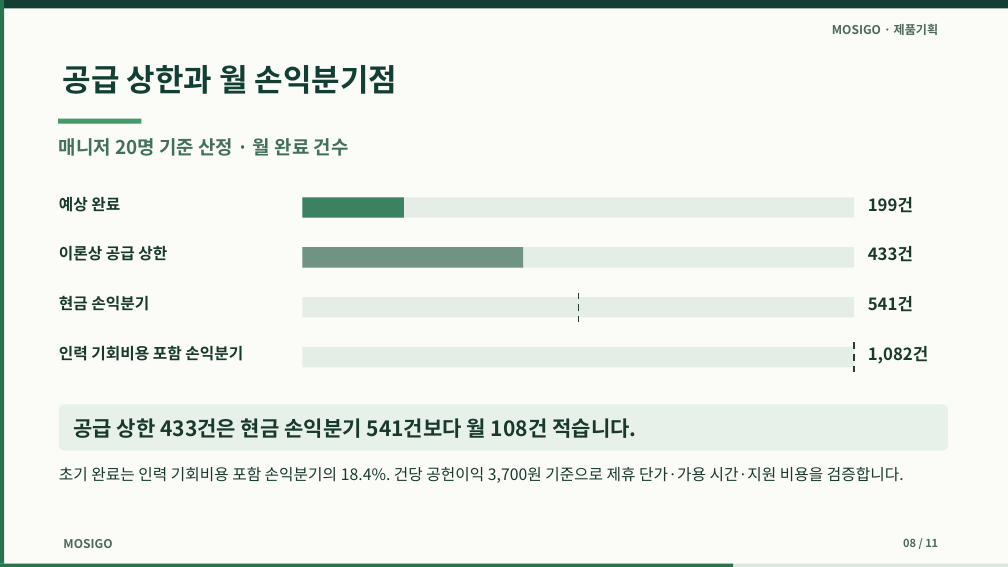
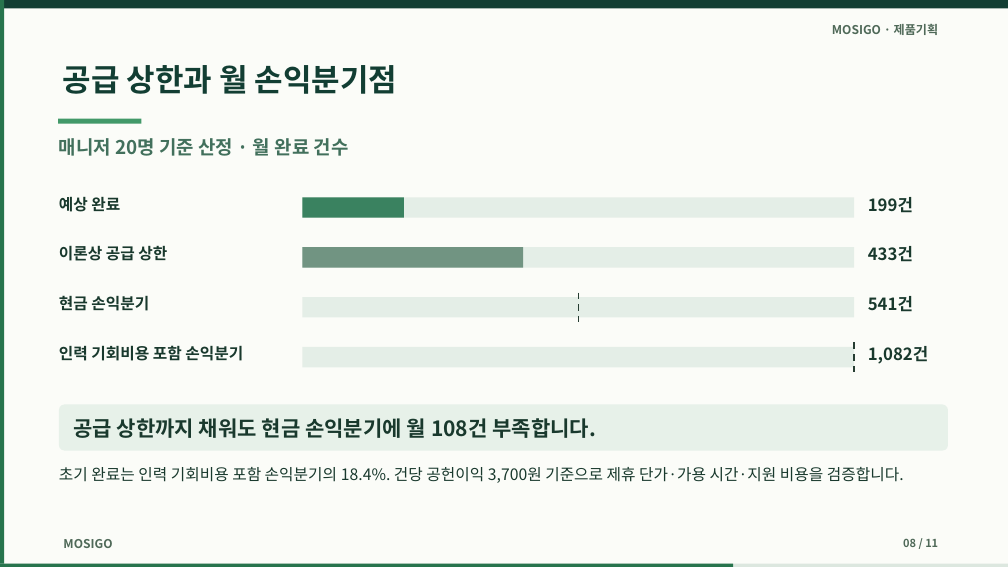
Before and after one commit to dohyunkimmm/mosigo-case-study, a slide deck: slide 8 of downloads/mosigo_report.pptx. Drawn at 1008x567 pixels with LibreOffice and Linux fonts; fonts in the diff are those of the drawing. Boxes give left, top, right and bottom in pixels: in the first picture for what was removed or moved away, otherwise in the second. Text is boxed around its words. In the diff, an @@ line names an element or a change of style, - is before the commit and + after.

```diff
--- a/downloads/mosigo_report.pptx
+++ b/downloads/mosigo_report.pptx
@@ text at box(73, 418, 596, 438): text changed @@
-공급 상한 433건은 현금 손익분기 541건보다 월 108건 적습니다.
+공급 상한까지 채워도 현금 손익분기에 월 108건 부족합니다.
```
Also in this commit, not shown: 1 other slide changed, 6 other files.
